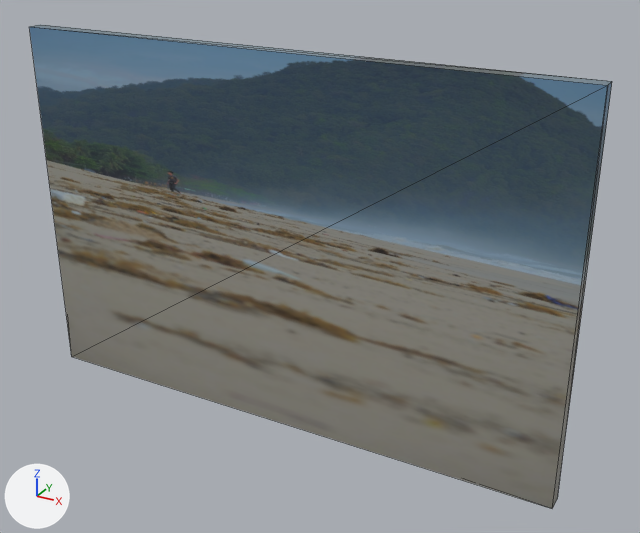
The glTF model public_models/7/model-2352.glb, before and after one commit.
One viewpoint serves both versions: a 50 mm camera at (0.541, -0.889, 0.43) aimed at (0.048, 0.007, -0.018). Lighting does not change. The marker at lower left points along +X, +Y and +Z. The picture after the commit comes second. Mesh edges are drawn as thin lines. Vertices at exactly the same position are counted once.

The first picture shows 'ArtPanel'.
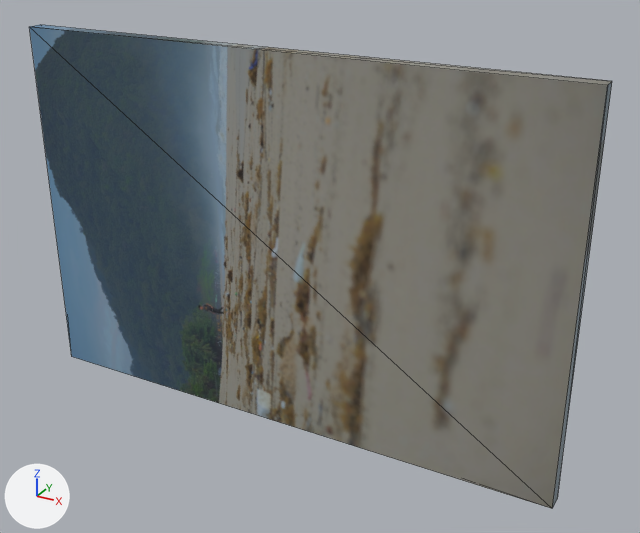
The newer file is also turned or shifted as a whole; pictures and numbers use the older file's frame.

Boxes (x1, y1, x2, y2) around the edits, measured in the pictures (640 x 533 px; the box of a moved part takes in the faces that stretch with it):
part 1 of me_plane, moved or reshaped: (29, 25, 612, 509) in both

What changed in the scene script:
```text
Change me_plane:
    where me_plane.from_pydata(...)  # 8 vertices, 12 faces; spans x -0.375..0.375, y -0.02..0.0, z -0.249..0.249
    used by ob_artpanel; location = (0.0, 0.0, 0.0)
    me_plane part 1
    me_plane.vertices[0].co: (-0.375, -0.02, -0.249) -> (0.375, -0.02, -0.249)  # pixel (71, 356) -> pixel (552, 508)
    me_plane.vertices[1].co: (0.375, -0.02, -0.249) -> (0.375, -0.02, 0.249)  # pixel (552, 508) -> pixel (607, 85)
    me_plane.vertices[2].co: (-0.375, -0.02, 0.249) -> (-0.375, -0.02, -0.249)  # pixel (29, 26) -> pixel (71, 356)
    me_plane.vertices[3].co: (0.375, -0.02, 0.249) -> (-0.375, -0.02, 0.249)  # pixel (607, 85) -> pixel (29, 26)
    me_plane.vertices[4].co: (-0.375, 0.0, -0.249) -> (0.375, 0.0, -0.249)  # not seen -> pixel (557, 499)
    me_plane.vertices[5].co: (0.375, 0.0, -0.249) -> (0.375, 0.0, 0.249)  # pixel (557, 499) -> pixel (612, 81)
    me_plane.vertices[6].co: (-0.375, 0.0, 0.249) -> (-0.375, 0.0, -0.249)  # pixel (40, 24) -> not seen
    me_plane.vertices[7].co: (0.375, 0.0, 0.249) -> (-0.375, 0.0, 0.249)  # pixel (612, 81) -> pixel (40, 24)
```
